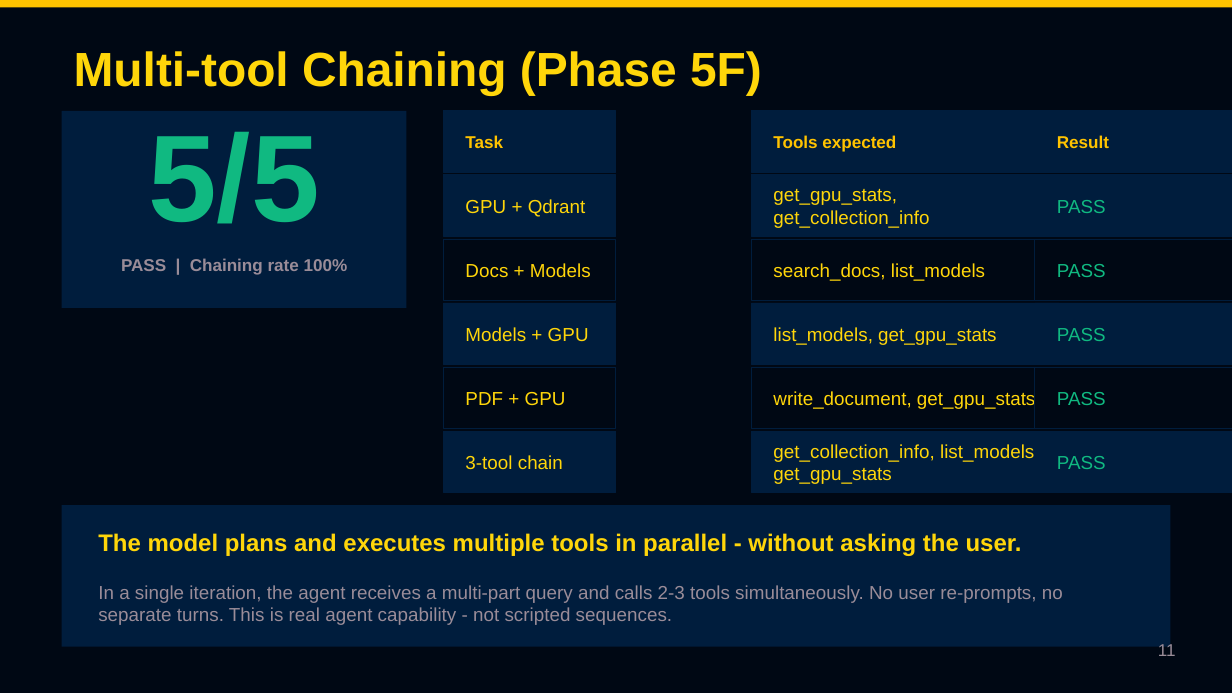
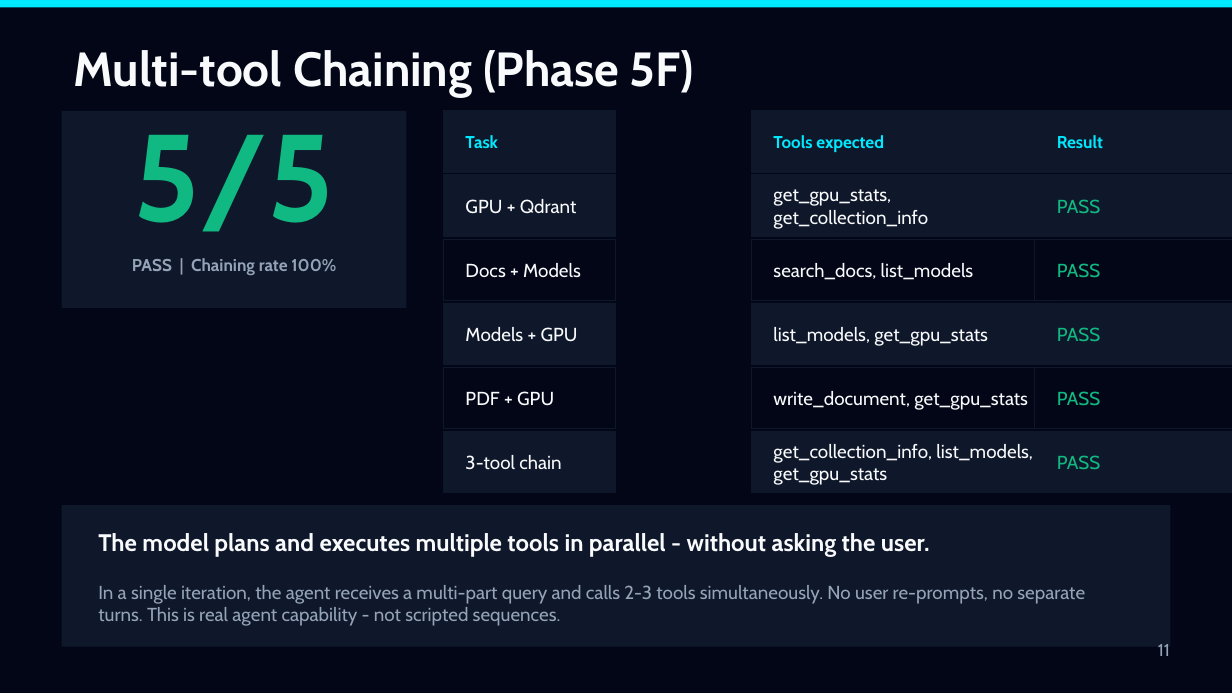
Before and after one commit to alvrooperez/LLM-agent, a slide deck: slide 11 of app/slides/output/ai-engineering-portfolio.pptx. Drawn at 1232x693 pixels with LibreOffice and Linux fonts; fonts in the diff are those of the drawing. Boxes give left, top, right and bottom in pixels: in the first picture for what was removed or moved away, otherwise in the second. Text is boxed around its words. In the diff, an @@ line names an element or a change of style, - is before the commit and + after.

Commit message:
feat(presentation): improve portfolio slides style and add interactive web presentation

```diff
--- a/app/slides/output/ai-engineering-portfolio.pptx
+++ b/app/slides/output/ai-engineering-portfolio.pptx
@@ rectangle at <box>0,0,1232,692</box>: fill #000814 to #020617 @@
@@ rectangle at <box>0,0,1232,7</box>: fill #FFC300 to #00EAFF @@
@@ rectangle at <box>62,111,407,308</box>: fill #001D3D to #0F172A @@
@@ font Arial to Cabin, text colour #FFC300 to #00EAFF in 3 elements at <box>465,135,498,148</box>, <box>773,135,884,152</box>, <box>1057,135,1103,148</box> @@
@@ fill #000814 to #020617; outline #001D3D 0.5 pt to #0F172A 0.5 pt in 6 elements at <box>444,239,616,301</box>, <box>752,239,1060,301</box>, <box>1035,239,1232,301</box>, <box>444,367,616,429</box>, <box>752,367,1060,429</box>, <box>1035,367,1232,429</box> @@
@@ fill #001D3D to #0F172A; outline #001D3D 0.5 pt to #0F172A 0.5 pt in 12 elements at <box>444,111,616,172</box>, <box>752,111,1060,172</box>, <box>1035,111,1232,172</box>, <box>444,175,616,237</box>, <box>752,175,1060,237</box>, <box>1035,175,1232,237</box>, <box>444,303,616,365</box>, <box>752,303,1060,365</box>, <box>1035,303,1232,365</box>, <box>444,431,616,493</box>, <box>752,431,1060,493</box>, <box>1035,431,1232,493</box> @@
@@ font Arial to Cabin in 6 elements at <box>134,135,334,232</box>, <box>1057,199,1101,213</box>, <box>1057,263,1101,278</box>, <box>1057,327,1101,341</box>, <box>1057,391,1101,406</box>, <box>1057,455,1101,469</box> @@
@@ rectangle at <box>62,505,1170,647</box>: fill #001D3D to #0F172A @@
@@ font Arial to Cabin, text colour #FFD60A to #F8FAFC in 12 elements at <box>74,50,694,98</box>, <box>465,199,577,214</box>, <box>773,189,928,229</box>, <box>465,263,581,277</box>, <box>773,263,973,280</box>, <box>465,327,578,342</box>, <box>773,327,988,346</box>, <box>465,391,554,406</box>, <box>773,391,1028,410</box>, <box>465,455,561,470</box>, <box>773,444,1033,485</box>, <box>98,533,930,557</box> @@
@@ font Arial to Cabin, text colour #9A8C98 to #94A3B8 in 3 elements at <box>132,258,336,275</box>, <box>98,585,1085,626</box>, <box>1158,644,1170,656</box> @@
```
Also in this commit, not shown: 13 other slides changed, 16 other files.
